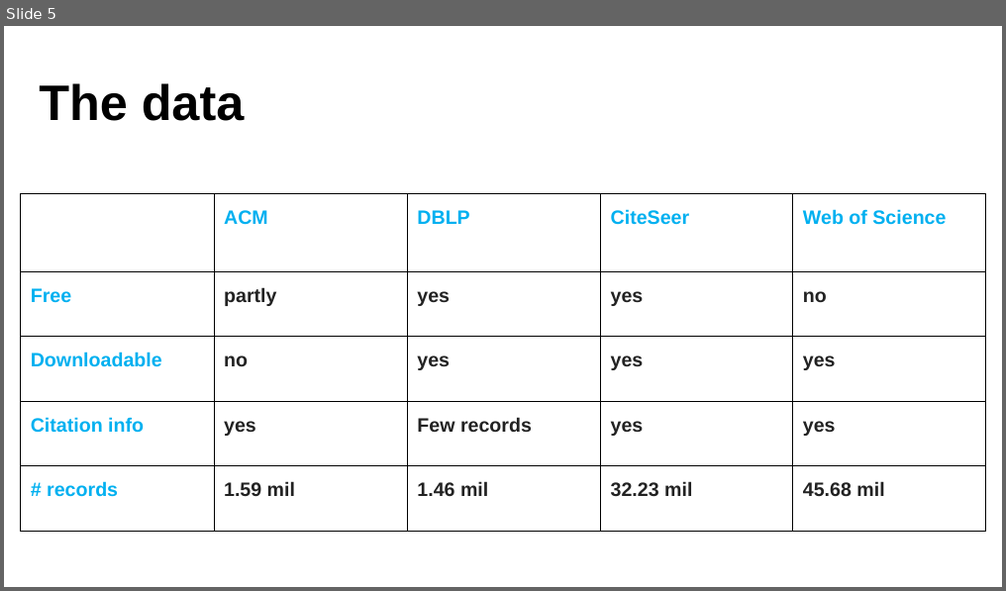
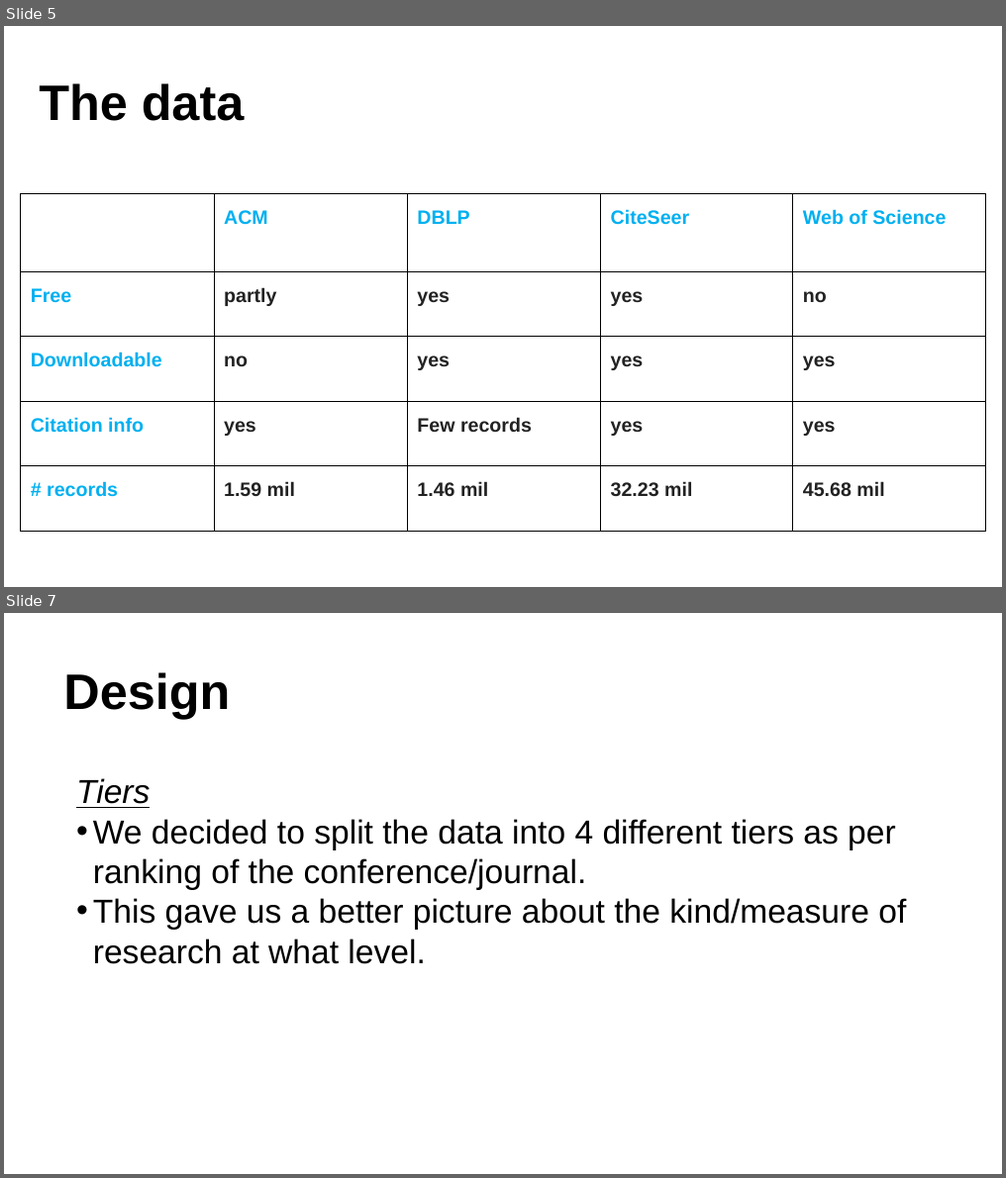
Before and after one commit to ag3859/RTBDProject, a slide deck: RTBD.pptx. Shown one above the other, each under a label of ours: slide 5 before the commit, slides 5 and 7 after it; the slides between them are not shown. The pictures are 1006x591 and 1006x1178 pixels, drawn with LibreOffice and Linux fonts; fonts in the diff are those of the drawing. Boxes give left, top, right and bottom in pixels: in the first picture for what was removed or moved away, otherwise in the second. Text is boxed around its words. In the diff, an @@ line names an element or a change of style, - is before the commit and + after.

```diff
--- a/RTBD.pptx
+++ b/RTBD.pptx
@@ slide 7 added at (4, 613, 1002, 1174), background #FFFFFF @@
@@ title added at (63, 672, 230, 718), 36 pt, text #000000, bold @@
+Design
@@ text added at (76, 778, 906, 964), 24 pt, text #000000 @@
+Tiers
+• We decided to split the data into 4 different tiers as per ranking of the conference/journal.
+• This gave us a better picture about the kind/measure of research at what level.
```
Also in this commit, not shown: 5 slides changed, 4 other slides added, 3 slides removed, 1 other file.
